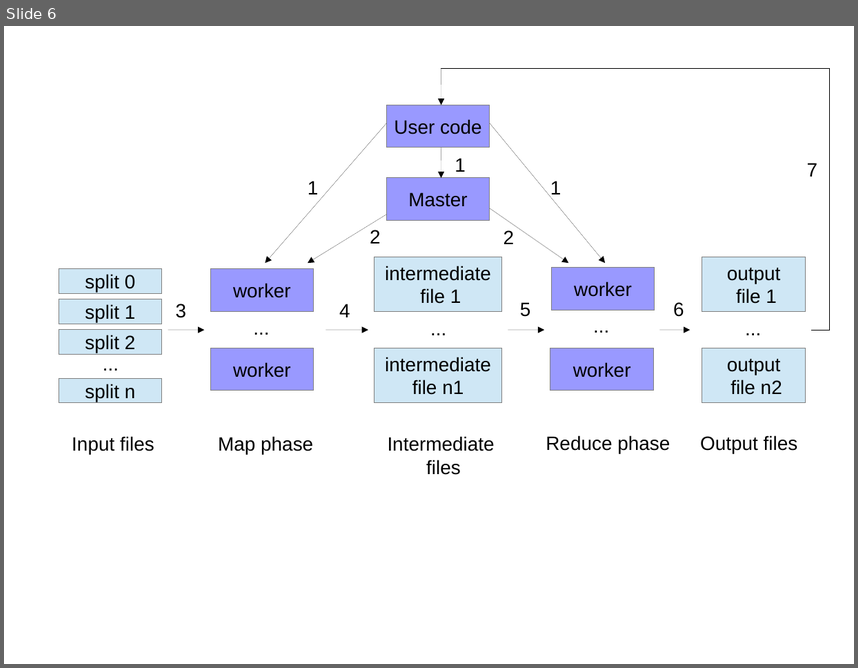
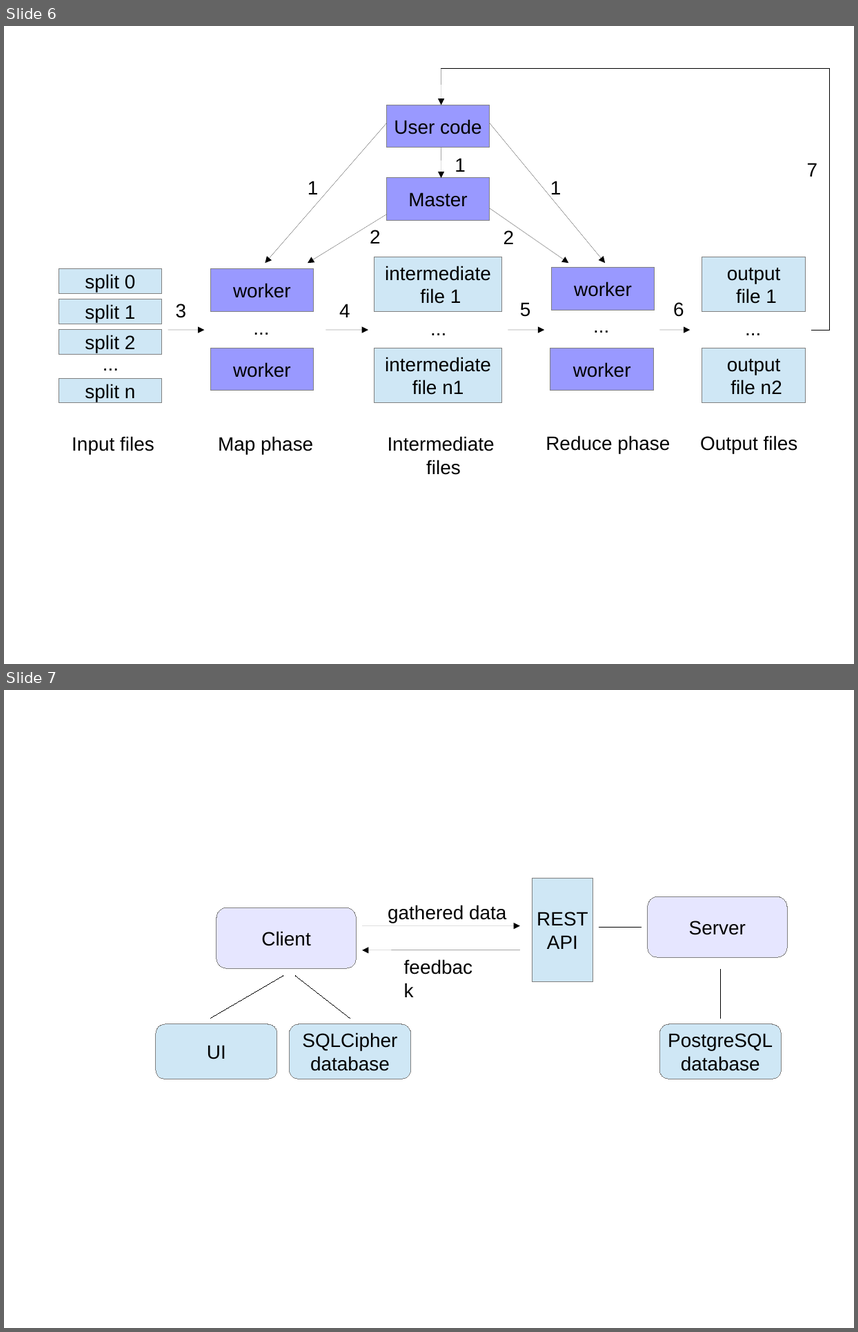
Before and after one commit to Visorgood/LambdaThesis, a slide deck: Thesis/thesis_template/images/Thesis_Images.odp. Shown one above the other, each under a label of ours: slide 6 before the commit, slides 6 and 7 after it. The pictures are 858x668 and 858x1332 pixels, drawn with LibreOffice and Linux fonts; fonts in the diff are those of the drawing. Boxes give left, top, right and bottom in pixels: in the first picture for what was removed or moved away, otherwise in the second. Text is boxed around its words. In the diff, an @@ line names an element or a change of style, - is before the commit and + after.

```diff
--- a/Thesis/thesis_template/images/Thesis_Images.odp
+++ b/Thesis/thesis_template/images/Thesis_Images.odp
@@ slide 7 added at [4, 690, 854, 1328], background #FFFFFF @@
@@ rectangle added at [533, 878, 593, 982], fill #CFE7F5, outline #808080 0 pt, 18 pt, text #000000 @@
+REST
+API
@@ rounded rectangle added at [217, 907, 357, 969], fill #E6E6FF, outline #808080 0 pt, 18 pt, text #000000 @@
+Client
@@ text added at [388, 905, 506, 923], 18 pt, text #000000 @@
+gathered data
@@ rounded rectangle added at [648, 897, 788, 958], fill #E6E6FF, outline #808080 0 pt, 18 pt, text #000000 @@
+Server
@@ arrow added from (363, 926) to (520, 926), #000000 0 pt @@
@@ line added from (599, 927) to (642, 927), #000000 0 pt @@
@@ arrow added from (520, 950) to (363, 950), #000000 0 pt @@
@@ text added at [397, 952, 490, 1003], 18 pt, text #000000 @@
+feedback
@@ line added from (283, 976) to (211, 1018), #000000 0 pt @@
@@ line added from (296, 976) to (350, 1018), #000000 0 pt @@
@@ line added from (721, 969) to (721, 1018), #000000 0 pt @@
@@ rounded rectangle added at [156, 1024, 277, 1078], fill #CFE7F5, outline #808080 0 pt, 18 pt, text #000000 @@
+UI
@@ rounded rectangle added at [290, 1024, 410, 1078], fill #CFE7F5, outline #808080 0 pt, 18 pt, text #000000 @@
+SQLCipher
+database
@@ rounded rectangle added at [660, 1024, 781, 1078], fill #CFE7F5, outline #808080 0 pt, 18 pt, text #000000 @@
+PostgreSQL
+database
```
Also in this commit, not shown: 7 other slides added, 21 other files.
